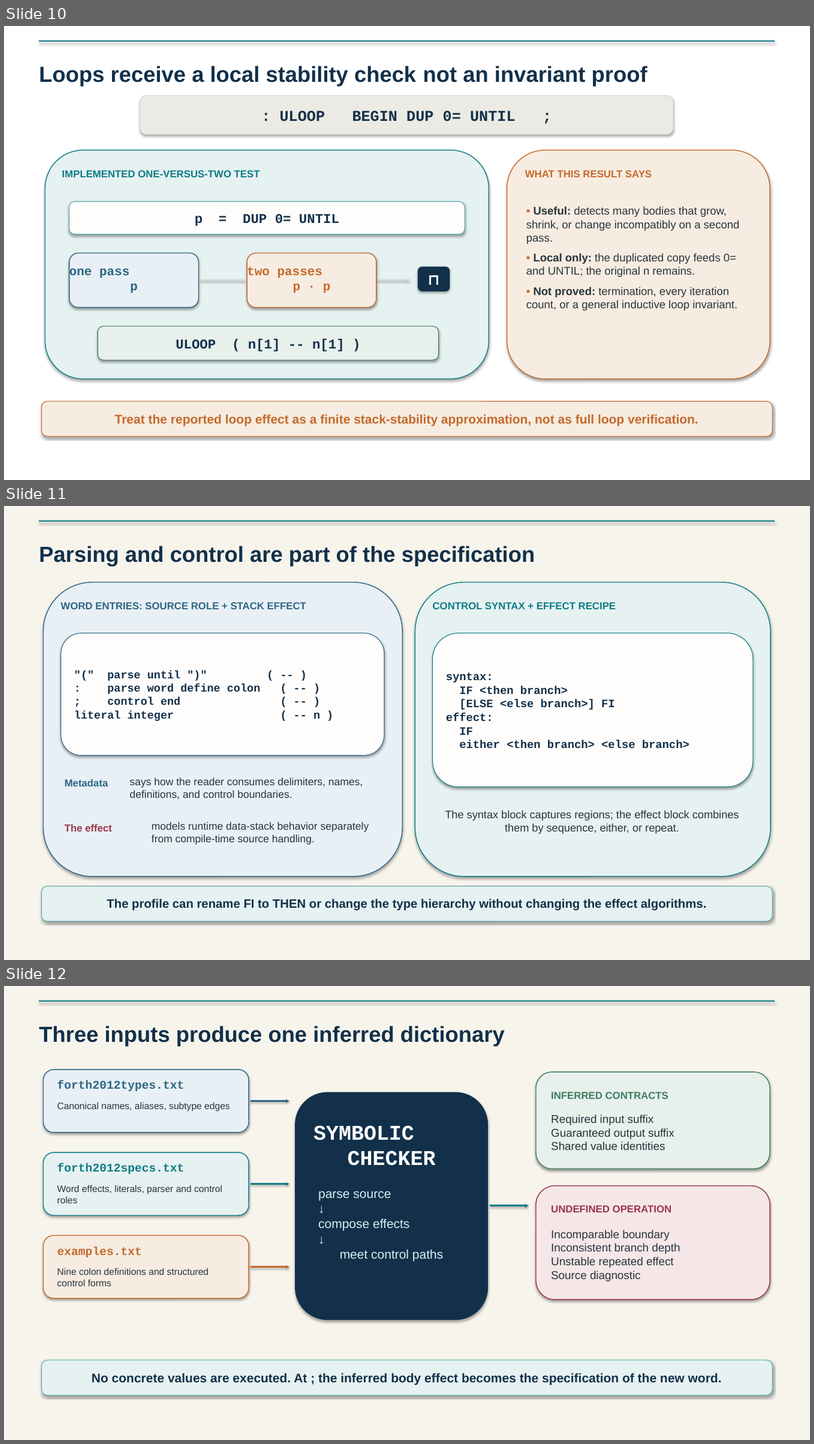
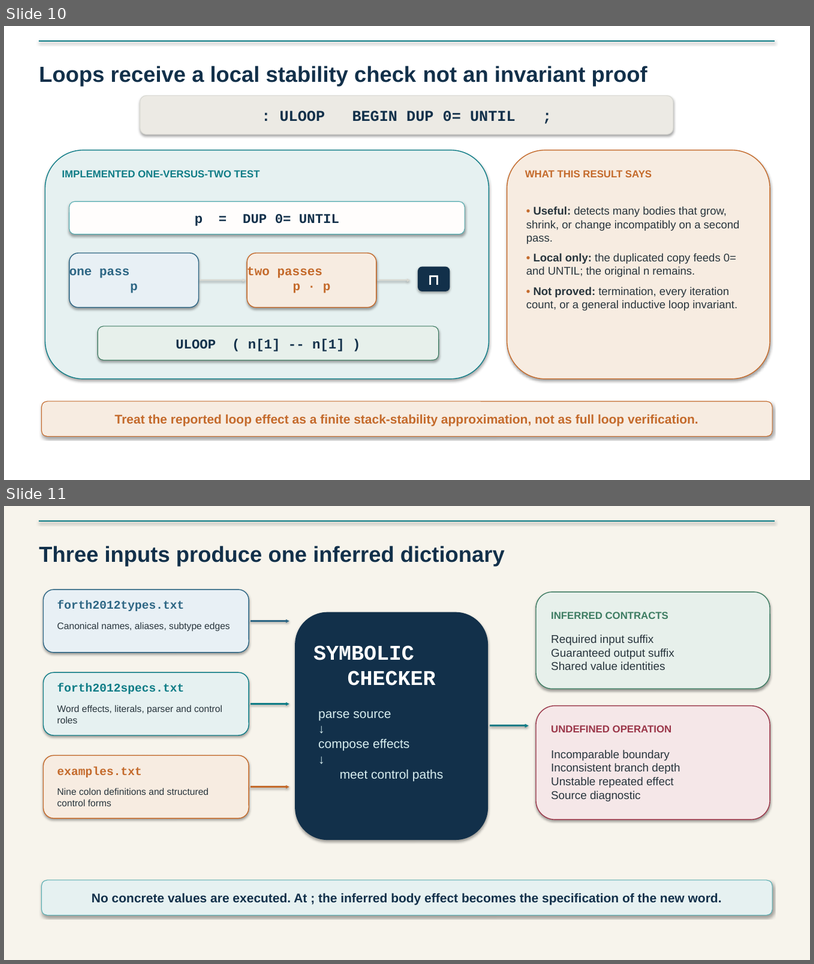
Before and after one commit to jpoial/evaluator, a slide deck: Configurable_Static_Type_Checking_EuroForth.pptx. Shown one above the other, each under a label of ours: slides 10, 11 and 12 before the commit, slides 10 and 11 after it. The pictures are 814x1444 and 814x964 pixels, drawn with LibreOffice and Linux fonts; fonts in the diff are those of the drawing. Boxes give left, top, right and bottom in pixels: in the first picture for what was removed or moved away, otherwise in the second. Text is boxed around its words. In the diff, an @@ line names an element or a change of style, - is before the commit and + after.

```diff
--- a/Configurable_Static_Type_Checking_EuroForth.pptx
+++ b/Configurable_Static_Type_Checking_EuroForth.pptx
@@ slide 11 removed at [4,506,810,960], background #F7F4EC @@
@@ line removed from (39, 521) to (776, 521) @@
@@ text removed at [39,546,535,567] @@
-Parsing and control are part of the specification
@@ rounded rectangle removed at [44,582,402,876] @@
@@ rounded rectangle removed at [416,582,771,876] @@
@@ text removed at [61,602,306,609] @@
-WORD ENTRIES: SOURCE ROLE + STACK EFFECT
@@ text removed at [433,602,616,609] @@
-CONTROL SYNTAX + EFFECT RECIPE
@@ rounded rectangle removed at [61,633,384,755] @@
@@ rounded rectangle removed at [433,633,753,787] @@
@@ text removed at [74,670,320,721] @@
-"(" parse until ")" ( -- )
-: parse word define colon ( -- )
-; control end ( -- )
-literal integer ( -- n )
@@ text removed at [446,672,690,748] @@
-syntax:
-IF <then branch>
-[ELSE <else branch>] FI
-effect:
-IF
-either <then branch> <else branch>
@@ text removed at [65,779,108,786] @@
-Metadata
@@ text removed at [130,777,363,799] @@
-says how the reader consumes delimiters, names, definitions, and control boundaries.
@@ text removed at [445,810,740,834] @@
-The syntax block captures regions; the effect block combines them by sequence, either, or repeat.
@@ text removed at [65,824,112,831] @@
-The effect
@@ text removed at [152,822,369,844] @@
-models runtime data-stack behavior separately from compile-time source handling.
@@ rounded rectangle removed at [42,886,773,921] @@
@@ text removed at [107,898,707,910] @@
-The profile can rename FI to THEN or change the type hierarchy without changing the effect algorithms.
@@ what was slide 12 is now slide 11 @@
```
Also in this commit, not shown: 12 slides changed, 1 slide added, 1 other slide removed, 1 other file.
